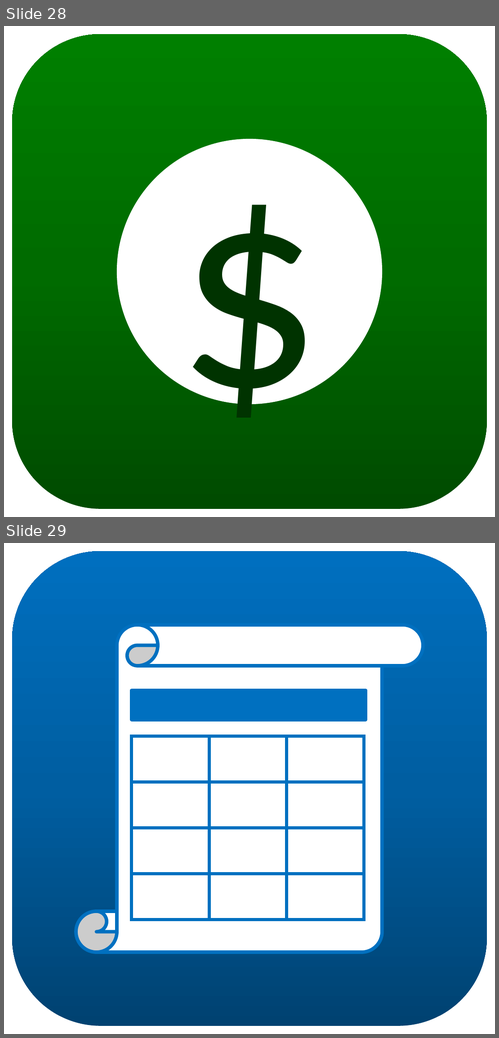
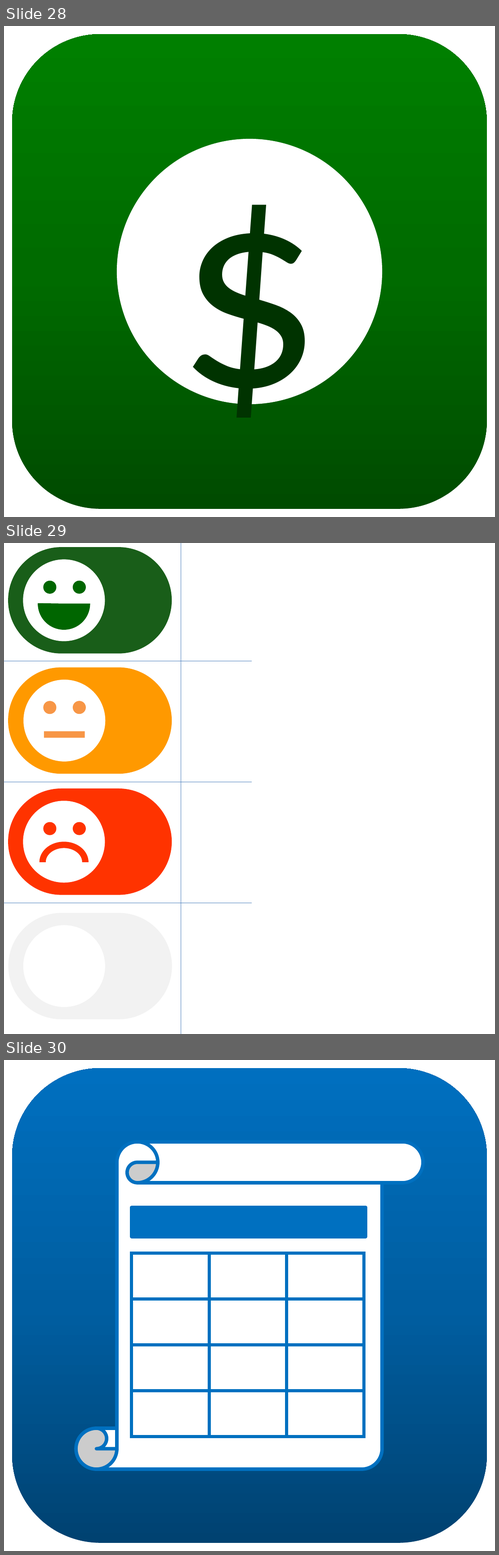
Before and after one commit to solkam/crm-docs, a slide deck: 4.UI/Icons CRM v1.pptx. Shown one above the other, each under a label of ours: slides 28 and 29 before the commit, slides 28, 29 and 30 after it. The pictures are 499x1038 and 499x1555 pixels, drawn with LibreOffice and Linux fonts; fonts in the diff are those of the drawing. Boxes give left, top, right and bottom in pixels: in the first picture for what was removed or moved away, otherwise in the second. Text is boxed around its words. In the diff, an @@ line names an element or a change of style, - is before the commit and + after.

```diff
--- a/4.UI/Icons CRM v1.pptx
+++ b/4.UI/Icons CRM v1.pptx
@@ slide 29 added at <box>4,543,495,1034</box>, background #FFFFFF @@
@@ rounded rectangle added at <box>8,547,172,654</box>, fill #1A5F1A @@
@@ line added from (181, 1034) to (181, 543), #4B7EBC 0.75 pt @@
@@ ellipse added at <box>23,559,105,641</box>, fill #FFFFFF @@
@@ pie slice (boxed as its full ellipse) added at <box>38,578,90,630</box>, fill #006600 @@
@@ ellipse added at <box>44,581,57,594</box>, fill #006600 @@
@@ ellipse added at <box>73,581,85,594</box>, fill #006600 @@
@@ line added from (4, 661) to (252, 661), #4B7EBC 0.75 pt @@
@@ rounded rectangle added at <box>8,667,172,774</box>, fill #FF9900 @@
@@ ellipse added at <box>23,680,106,762</box>, fill #FFFFFF @@
@@ ellipse added at <box>44,701,57,714</box>, fill #F79646 @@
@@ ellipse added at <box>73,701,85,714</box>, fill #F79646 @@
@@ rectangle added at <box>44,732,85,738</box>, fill #F79646 @@
@@ line added from (4, 782) to (252, 782), #4B7EBC 0.75 pt @@
@@ rounded rectangle added at <box>8,789,172,895</box>, fill #FF3300 @@
@@ ellipse added at <box>23,801,105,883</box>, fill #FFFFFF @@
@@ ellipse added at <box>44,822,57,835</box>, fill #FF3300 @@
@@ ellipse added at <box>73,822,85,835</box>, fill #FF3300 @@
@@ arch (boxed as its full ring) added at <box>40,842,89,883</box>, fill #FF3300 @@
@@ line added from (4, 903) to (252, 903), #4B7EBC 0.75 pt @@
@@ rounded rectangle added at <box>8,913,172,1020</box>, fill #F2F2F2 @@
@@ ellipse added at <box>23,925,105,1007</box>, fill #FFFFFF @@
@@ what was slide 29 is now slide 30 @@
```
Also in this commit, not shown: 2 other files.
